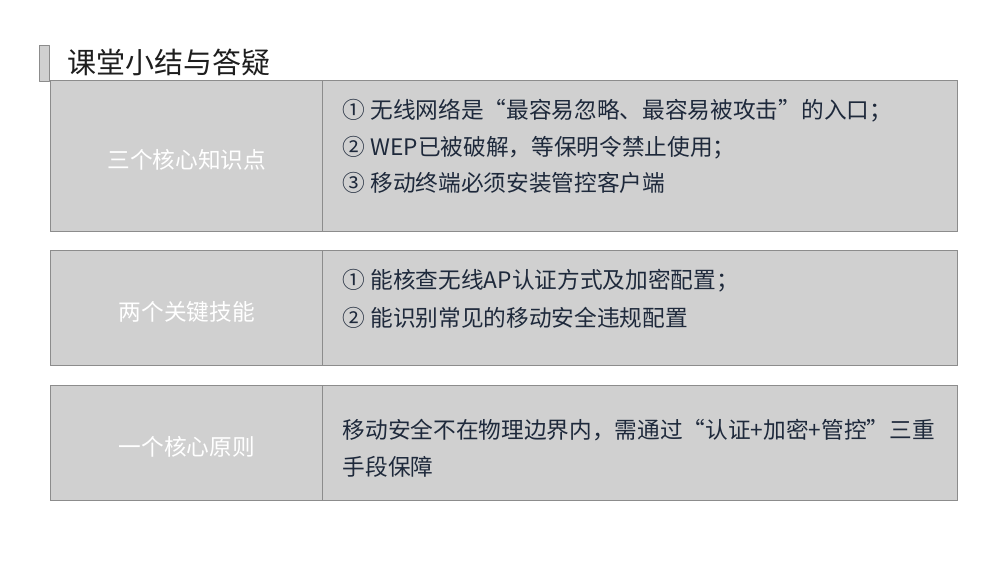
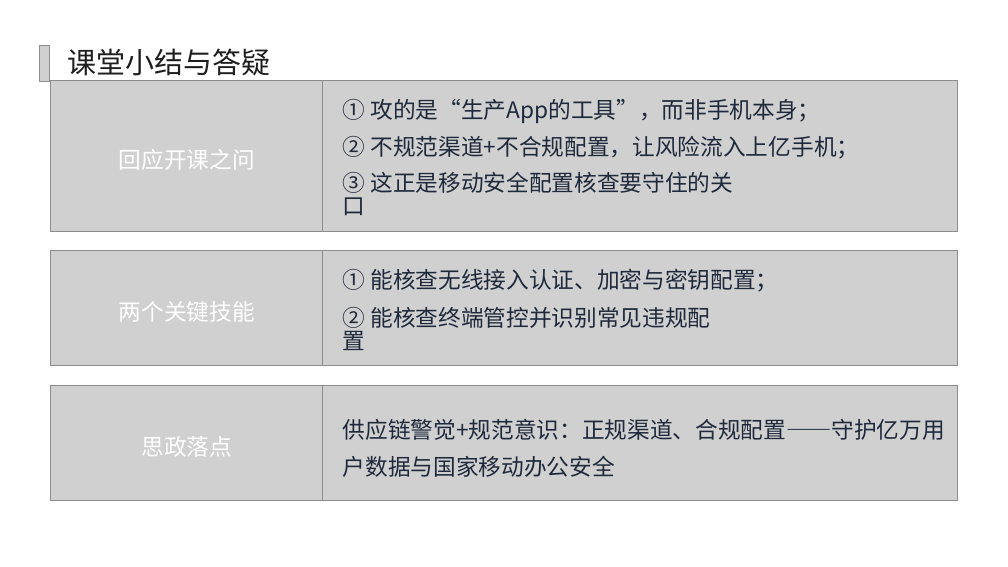
Before and after one commit to yiyimu-ruiruimu/security-assessment-platform, a slide deck: slide 19 of PPT/7.2.2 移动安全配置核查.pptx. Drawn at 1008x567 pixels with LibreOffice and Linux fonts; fonts in the diff are those of the drawing; grey boxes stand for pictures; background and template pictures are left out. Boxes give left, top, right and bottom in pixels: in the first picture for what was removed or moved away, otherwise in the second. Text is boxed around its words. In the diff, an @@ line names an element or a change of style, - is before the commit and + after.

```diff
--- a/PPT/7.2.2 移动安全配置核查.pptx
+++ b/PPT/7.2.2 移动安全配置核查.pptx
@@ text removed at <box>343,99,892,122</box> @@
-① 无线网络是“最容易忽略、最容易被攻击”的入口；
@@ text added at <box>343,99,820,123</box>, 21.6 pt, text #1E293B @@
+① 攻的是“生产App的工具”，而非手机本身；
@@ text at <box>119,149,255,169</box>: text changed @@
-三个核心知识点
+回应开课之问
@@ text removed at <box>343,136,735,159</box> @@
-② WEP已被破解，等保明令禁止使用；
@@ text added at <box>343,136,859,159</box>, 21.6 pt, text #1E293B @@
+② 不规范渠道+不合规配置，让风险流入上亿手机；
@@ text removed at <box>343,172,665,193</box> @@
-③ 移动终端必须安装管控客户端
@@ text added at <box>343,172,733,216</box>, 21.6 pt, text #1E293B @@
+③ 这正是移动安全配置核查要守住的关口
@@ text at <box>343,269,778,292</box>: text changed @@
-① 能核查无线AP认证方式及加密配置；
+① 能核查无线接入认证、加密与密钥配置；
@@ text at <box>343,307,710,350</box>: text changed @@
-② 能识别常见的移动安全违规配置
+② 能核查终端管控并识别常见违规配置
@@ text at <box>343,419,945,477</box>: text changed @@
-移动安全不在物理边界内，需通过“认证+加密+管控”三重手段保障
+供应链警觉+规范意识：正规渠道、合规配置——守护亿万用户数据与国家移动办公安全
@@ text at <box>142,436,233,456</box>: text changed @@
-一个核心原则
+思政落点
```
Also in this commit, not shown: 9 other slides changed, 49 other files.
